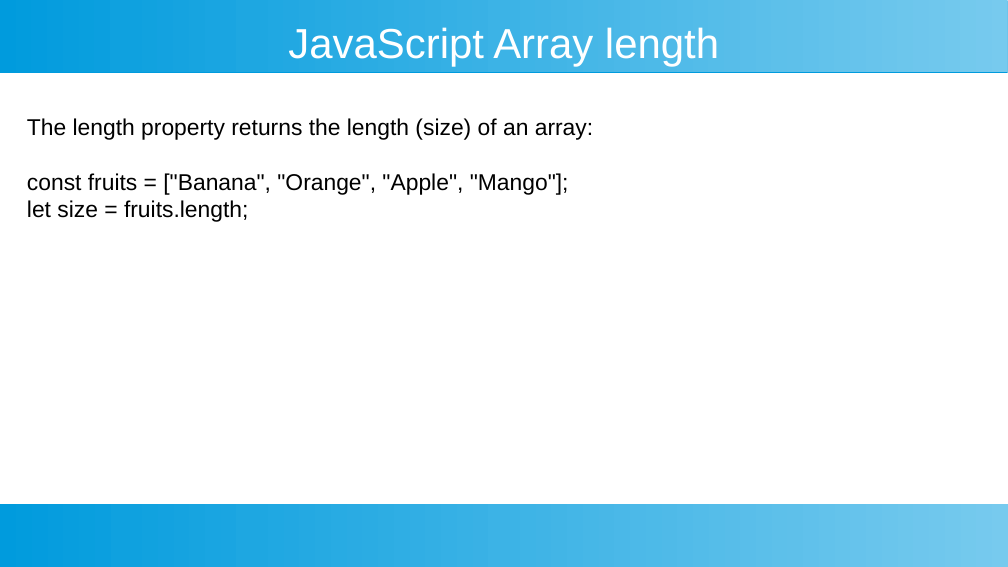
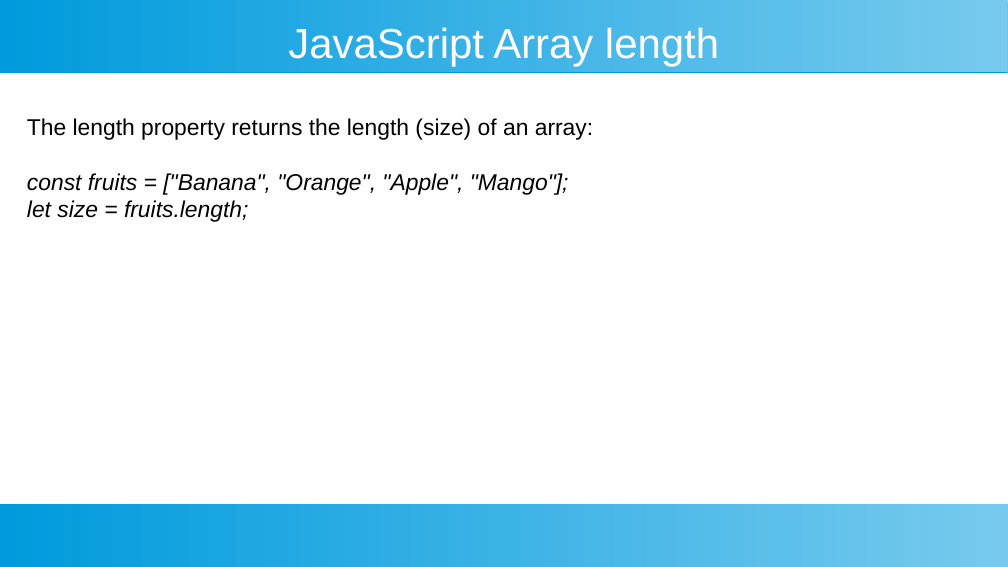
Before and after one commit to ashishjain1547/public_lessons_in_javascript, a slide deck: slide 2 of 7_Arrays in Detail/2 - array methods.odp. Drawn at 1008x567 pixels with LibreOffice and Linux fonts; fonts in the diff are those of the drawing. Boxes give left, top, right and bottom in pixels: in the first picture for what was removed or moved away, otherwise in the second. Text is boxed around its words. In the diff, an @@ line names an element or a change of style, - is before the commit and + after.

```diff
--- a/7_Arrays in Detail/2 - array methods.odp
+++ b/7_Arrays in Detail/2 - array methods.odp
@@ text at (27, 173, 569, 222): italic on in "const fruits = ["Banana", "Orange", "Apple", "Mango"];", "let size = fruits.length;" @@
```
Also in this commit, not shown: 5 other slides changed, 18 other files.
